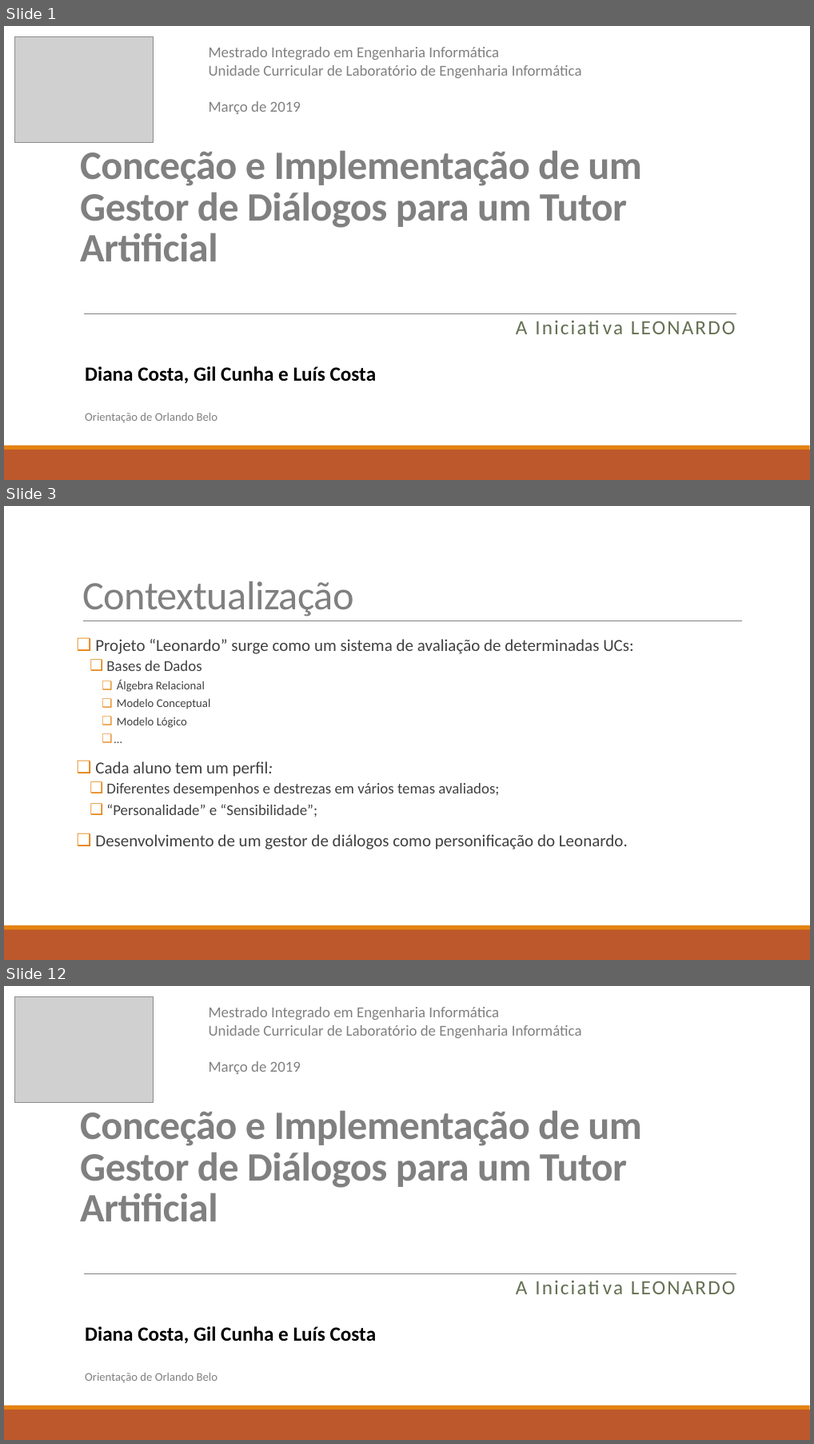
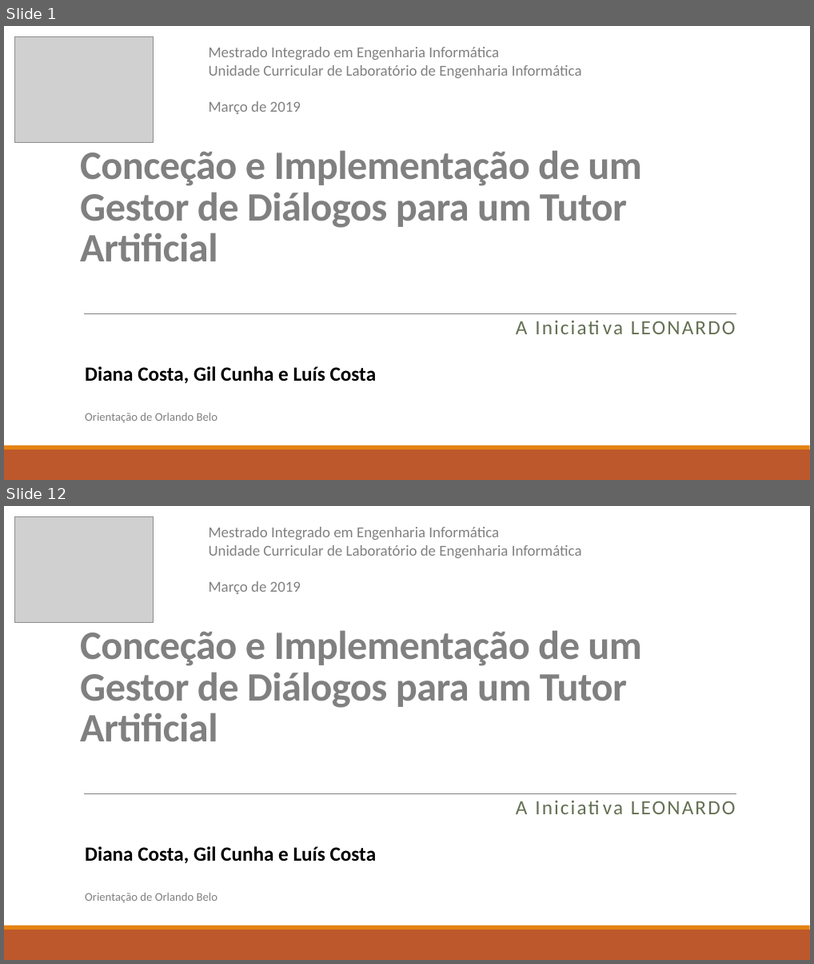
Before and after one commit to diisnc/Dialog_Agent_1819, a slide deck: Report/presentation_2_Diana.pptx. Shown one above the other, each under a label of ours: slides 1, 3 and 12 before the commit, slides 1 and 12 after it; the slides between them are not shown. The pictures are 814x1444 and 814x964 pixels, drawn with LibreOffice and Linux fonts; fonts in the diff are those of the drawing; grey boxes stand for pictures. Boxes give left, top, right and bottom in pixels: in the first picture for what was removed or moved away, otherwise in the second. Text is boxed around its words. In the diff, an @@ line names an element or a change of style, - is before the commit and + after.

```diff
--- a/Report/presentation_2_Diana.pptx
+++ b/Report/presentation_2_Diana.pptx
@@ slide 3 removed at [4,506,810,960], background #FFFFFF; not listed: 2 template elements that a slide beside it also shows @@
@@ title removed at [82,581,354,616] @@
-Contextualização
@@ line removed from (83, 621) to (742, 621) @@
@@ text removed at [95,639,634,849] @@
-❑ Projeto “Leonardo” surge como um sistema de avaliação de determinadas UCs:
-  ❑ Bases de Dados
-    ❑ Álgebra Relacional
-    ❑ Modelo Conceptual
-    ❑ Modelo Lógico
-    ❑ …
-❑ Cada aluno tem um perfil:
-  ❑ Diferentes desempenhos e destrezas em vários temas avaliados;
-  ❑ “Personalidade” e “Sensibilidade”;
-❑ Desenvolvimento de um gestor de diálogos como personificação do Leonardo.
```
Also in this commit, not shown: 2 slides changed, 8 slides added, 7 other slides removed, 2 other files.
